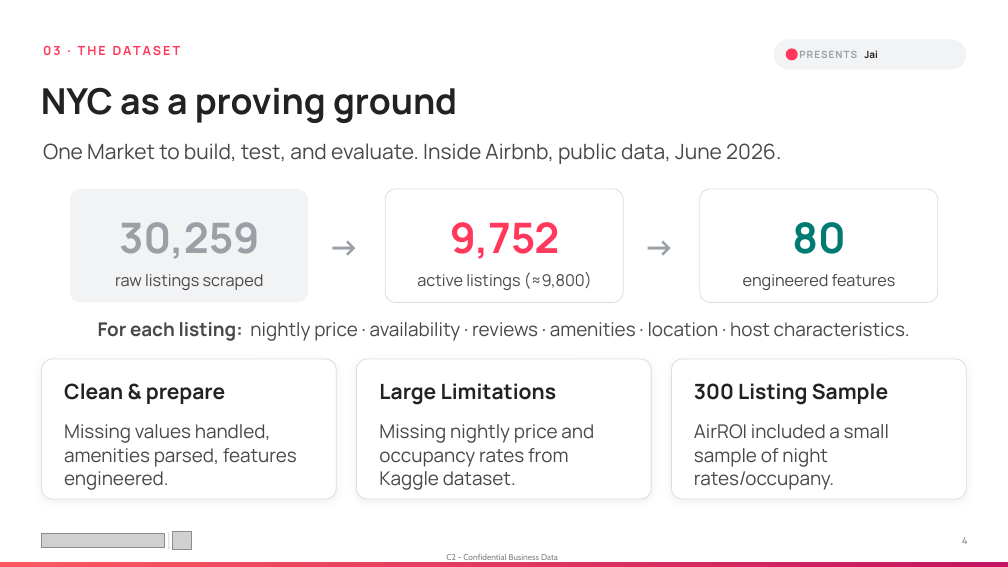
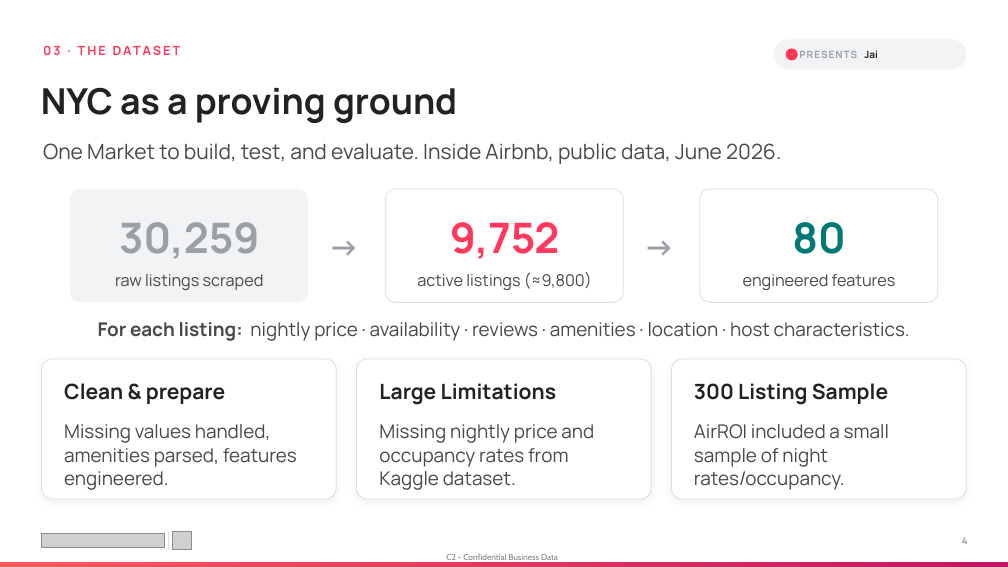
Before and after one commit to mkdn007/Cornell-Airbnb-Capstone, a slide deck: slide 4 of Airbnb Pricing Deck.pptx. Drawn at 1008x567 pixels with LibreOffice and Linux fonts; fonts in the diff are those of the drawing; grey boxes stand for pictures. Boxes give left, top, right and bottom in pixels: in the first picture for what was removed or moved away, otherwise in the second. Text is boxed around its words. In the diff, an @@ line names an element or a change of style, - is before the commit and + after.

```diff
--- a/Airbnb Pricing Deck.pptx
+++ b/Airbnb Pricing Deck.pptx
@@ text at (694, 424, 889, 490): text changed @@
-AirROI included a small sample of night rates/occupany.
+AirROI included a small sample of night rates/occupancy.
```
